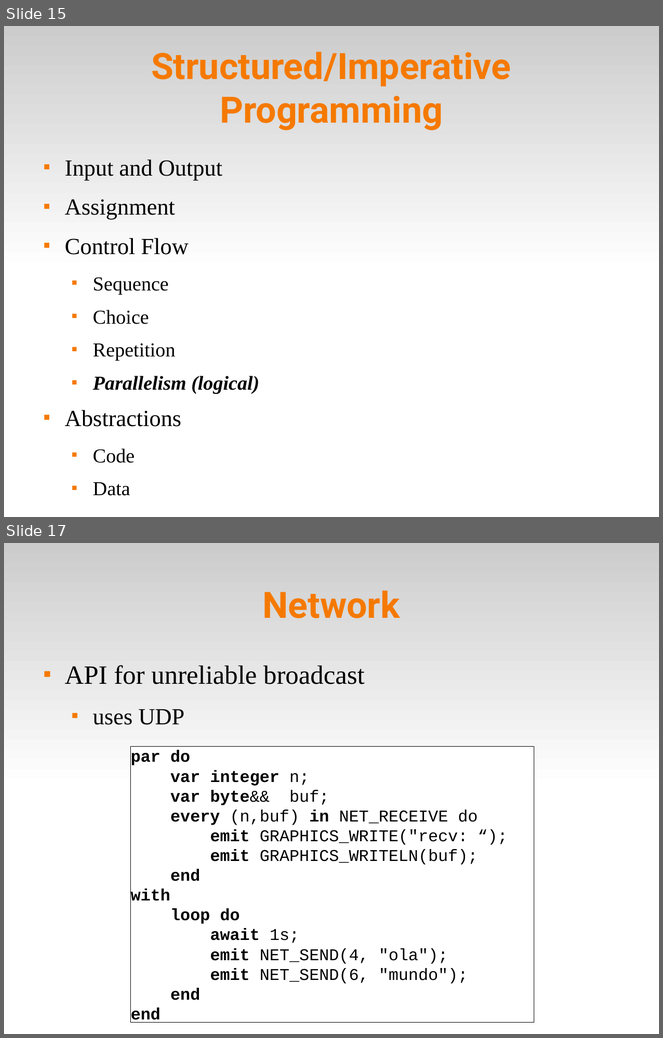
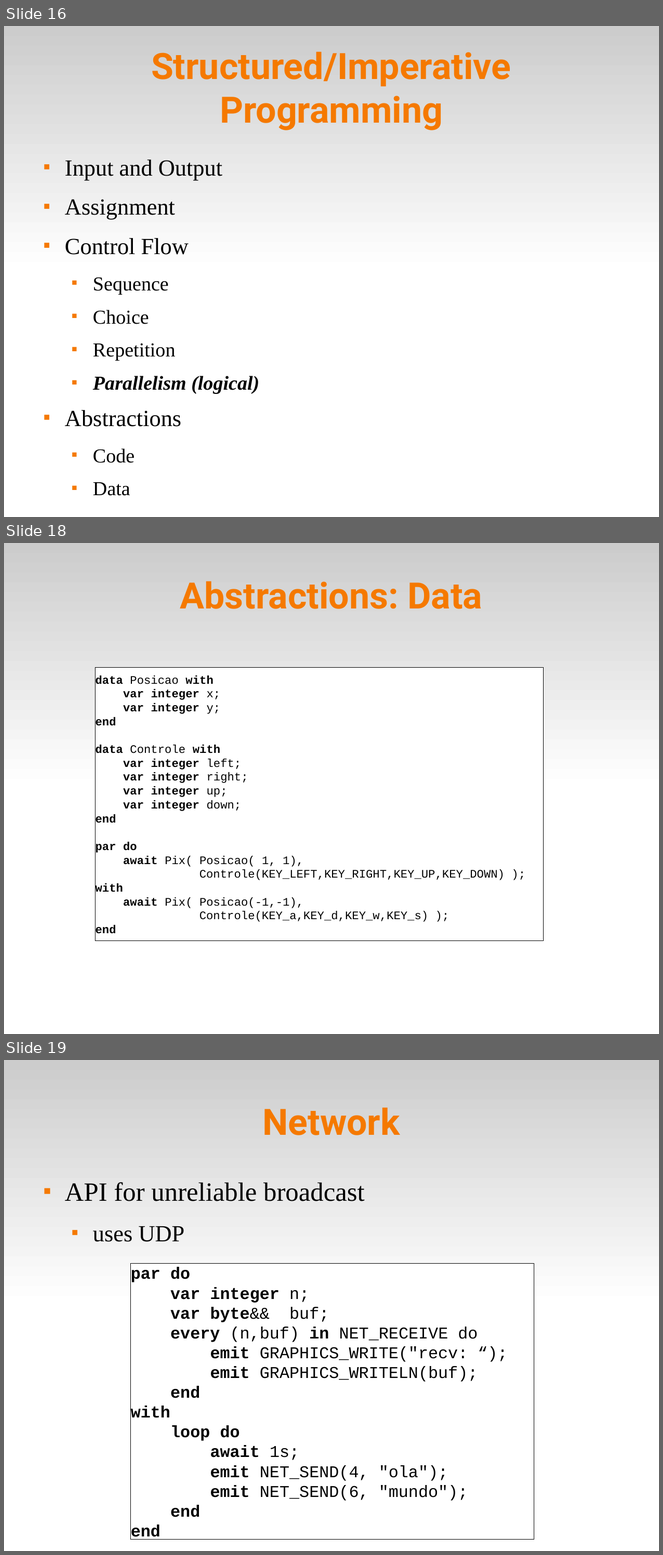
Before and after one commit to fsantanna-no/ceu-docs, a slide deck: pico-ceu.odp. Shown one above the other, each under a label of ours: slides 15 and 17 before the commit, slides 16, 18 and 19 after it; the slides between them are not shown. The pictures are 663x1038 and 663x1555 pixels, drawn with LibreOffice and Linux fonts; fonts in the diff are those of the drawing. Boxes give left, top, right and bottom in pixels: in the first picture for what was removed or moved away, otherwise in the second. Text is boxed around its words. In the diff, an @@ line names an element or a change of style, - is before the commit and + after.

```diff
--- a/pico-ceu.odp
+++ b/pico-ceu.odp
@@ slide 18 added at [4,543,659,1034], background #FFFFFF; not listed: 1 template element that a slide beside it also shows @@
@@ title added at [180,581,482,609], 44 pt, text #F57900, bold @@
+Abstractions: Data
@@ rectangle added at [96,667,544,941], fill #FFFFFF, outline #000000 0 pt, 14 pt, text #000000 @@
+data Posicao with
+var integer x;
+var integer y;
+end
+data Controle with
+var integer left;
+var integer right;
+var integer up;
+var integer down;
+end
+par do
+await Pix( Posicao( 1, 1),
+Controle(KEY_LEFT,KEY_RIGHT,KEY_UP,KEY_DOWN) );
+with
+await Pix( Posicao(-1,-1),
+Controle(KEY_a,KEY_d,KEY_w,KEY_s) );
+end
@@ what was slide 15 is now slide 16 @@
@@ what was slide 17 is now slide 19 @@
```
Also in this commit, not shown: 11 slides changed, 1 other slide added, 11 other files.
